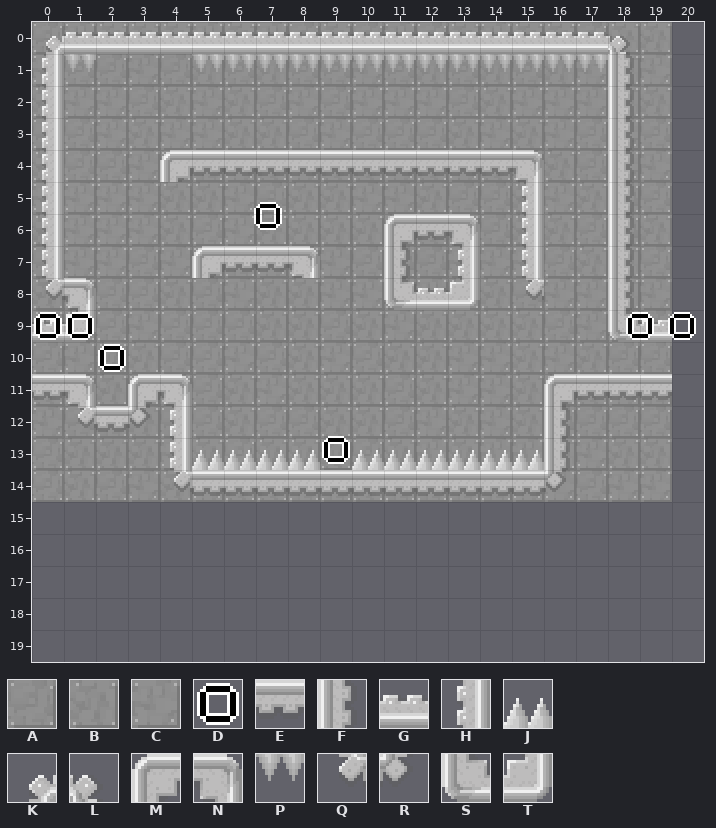
Level history. Tiled map (JSON): Assets/levels/level3.json. Above is the file before it was changed.
Cells are 16x16 px. Shown: x 0..20, y 0..19. The old version is drawn lined up with the new one.
Key: from "TileSet": A 0, B 1, C 2, D 3, E 10, F 11, G 12, H 13, J 14, K 20, L 21, M 22, N 23, P 24, Q 30, R 31, S 32, T 33.
_ is an empty cell.
Objects are placed by their top-left corner, in cells (3,4 is the top-left corner of cell 3,4); size is 1x1 cell unless given.
Layer "bg" before, first column x 0:
 0 ACBBBCBCABACABCBBABB_
 1 CAACABABAACABABABCBC_
 2 BCCABCBACACCCABCCCBB_
 3 AACBCCBBACAAABCBCACA_
 4 BAACAACBCBBCBCBABACC_
 5 CCCCBBCABBCCBAABCBAA_
 6 BCCCBACBBBBBBBABBAAB_
 7 ACCACAACCCAAACCCABBA_
 8 BCAABACBBCCACBBACCBC_
 9 BBACAAABBABCBBBBACAA_
10 ACBBAACABCABBCCBCBAA_
11 BCBACABCBBBABCCBBBCA_
12 CAABAABAABBACBCBAAAA_
13 ABBBCBABBBABCBCCBCBB_
14 ABACBCBBAABAAAACCACC_
15 _____________________
16 _____________________
17 _____________________
18 _____________________
19 _____________________
Layer "main" before, first column x 0:
 0 KGGGGGGGGGGGGGGGGGL__
 1 HP___PPPPPPPPPPPPPF__
 2 H_________________F__
 3 H_________________F__
 4 H___MEEEEEEEEEEN__F__
 5 H______________H__F__
 6 H__________MEN_H__F__
 7 H____MEEN__F_H_H__F__
 8 QN_________SGT_Q__F__
 9 GT________________SG_
10 _____________________
11 EN_MN___________MEEE_
12 _QERH___________F____
13 ____HJJJJ_JJJJJJF____
14 ____QEEEEEEEEEEER____
15 _____________________
16 _____________________
17 _____________________
18 _____________________
19 _____________________
Objects on layer "objects" before:
D "Crate" at 6.9,5.6
D "DoorA" at 0,9
D "DoorB" at 18.5,9
D "Hero" at 1,9
D "Exit" at 19.8,9
D "LaserSpawnerA" at 2,10
D "ButtonA" at 9,12.9
The same view after the edit:
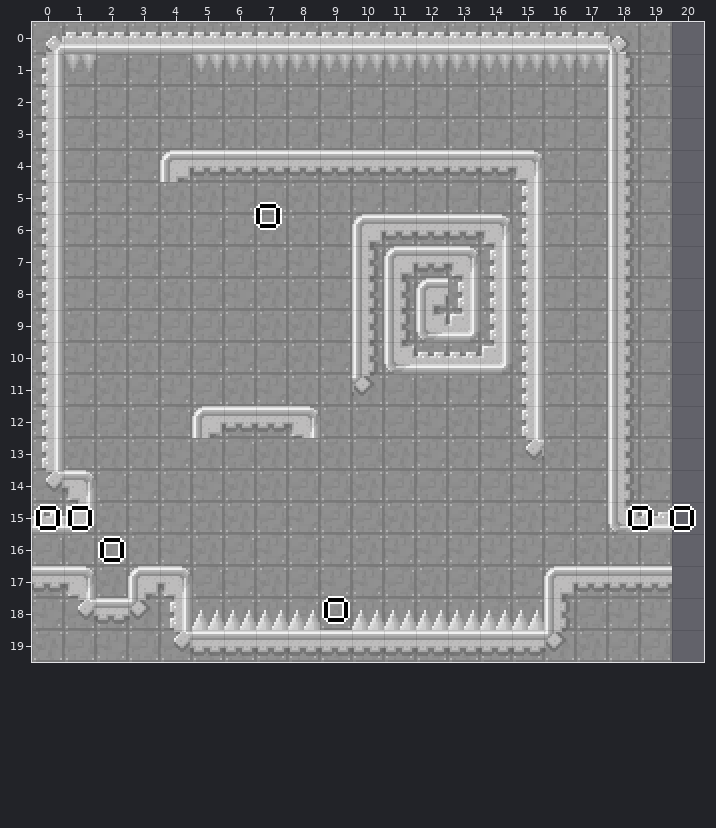
Diff:
Changed rows in their new state; . is an unchanged cell.
map size 20x15 -> 20x20 cells
Layer "bg":
first column x 0:
15 CCBCCBBACAABBACBCCBB
16 ABCBCBACACBCCCCCABBA
17 BCBACACBACCABABCCCCA
18 CACBCBBCAACCCCABCACC
19 BACAABBCCBCCABCCBBAA
Layer "main":
first column x 0:
 6 ..........ME.EN.....
 7 .....____.FMENH.....
 8 H_........FFMHHH....
 9 H_........FFSTHH..F_
10 H.........FSGGTH..F.
11 H_.__.....R....H__F_
12 H____MEEN......H_.F.
13 H..._____._____Q_.F.
14 QN.._____________.F.
15 GT................SG
17 EN.MN...........MEEE
18 .QERHJJJJ.JJJJJJF...
19 ....QEEEEEEEEEEER...
Layer "objects":
changed: D "DoorA" at 0,9 -> D "DoorA" at 0,15
changed: D "DoorB" at 18.5,9 -> D "DoorB" at 18.5,15
changed: D "Hero" at 1,9 -> D "Hero" at 1,15
changed: D "Exit" at 19.8,9 -> D "Exit" at 19.8,15
changed: D "LaserSpawnerA" at 2,10 -> D "LaserSpawnerA" at 2,16
changed: D "ButtonA" at 9,12.9 -> D "ButtonA" at 9,17.9
